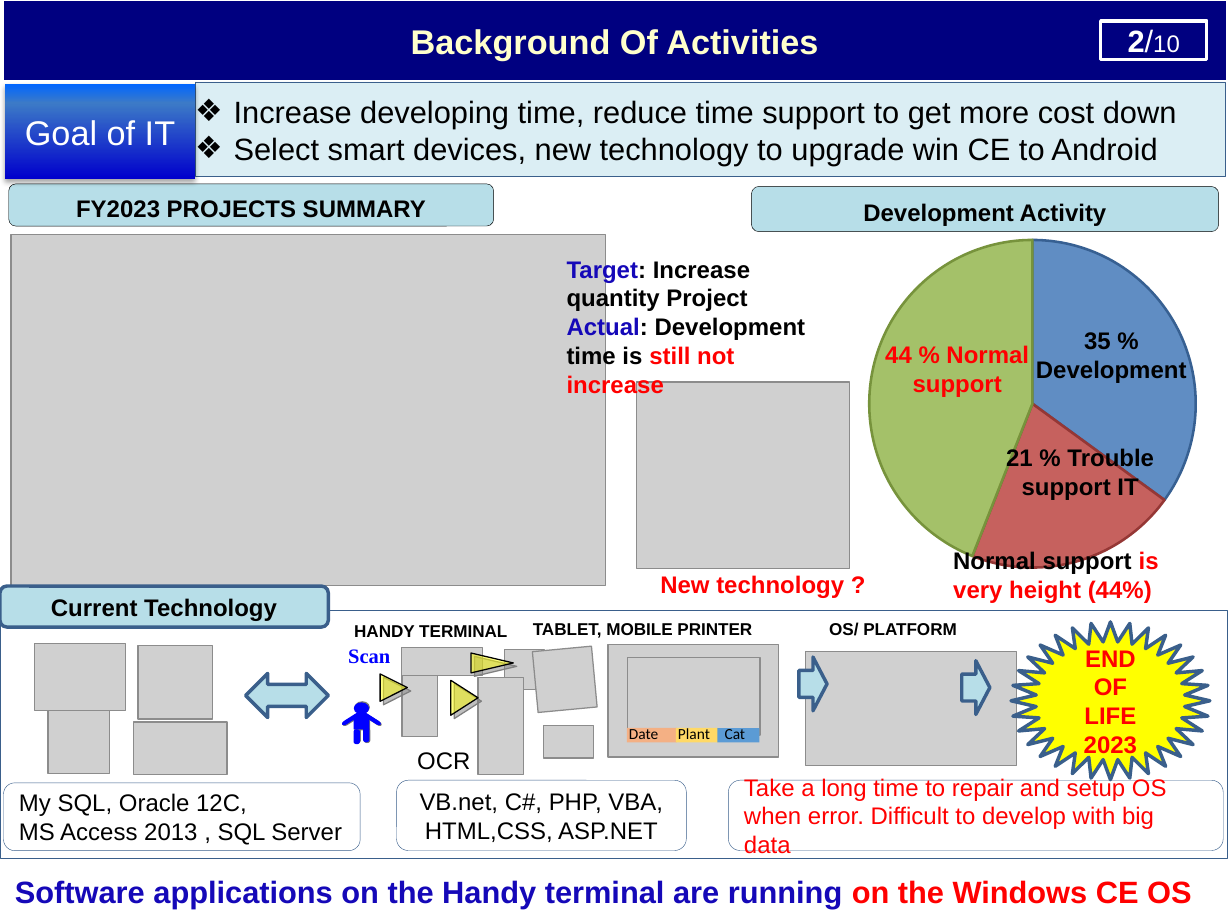
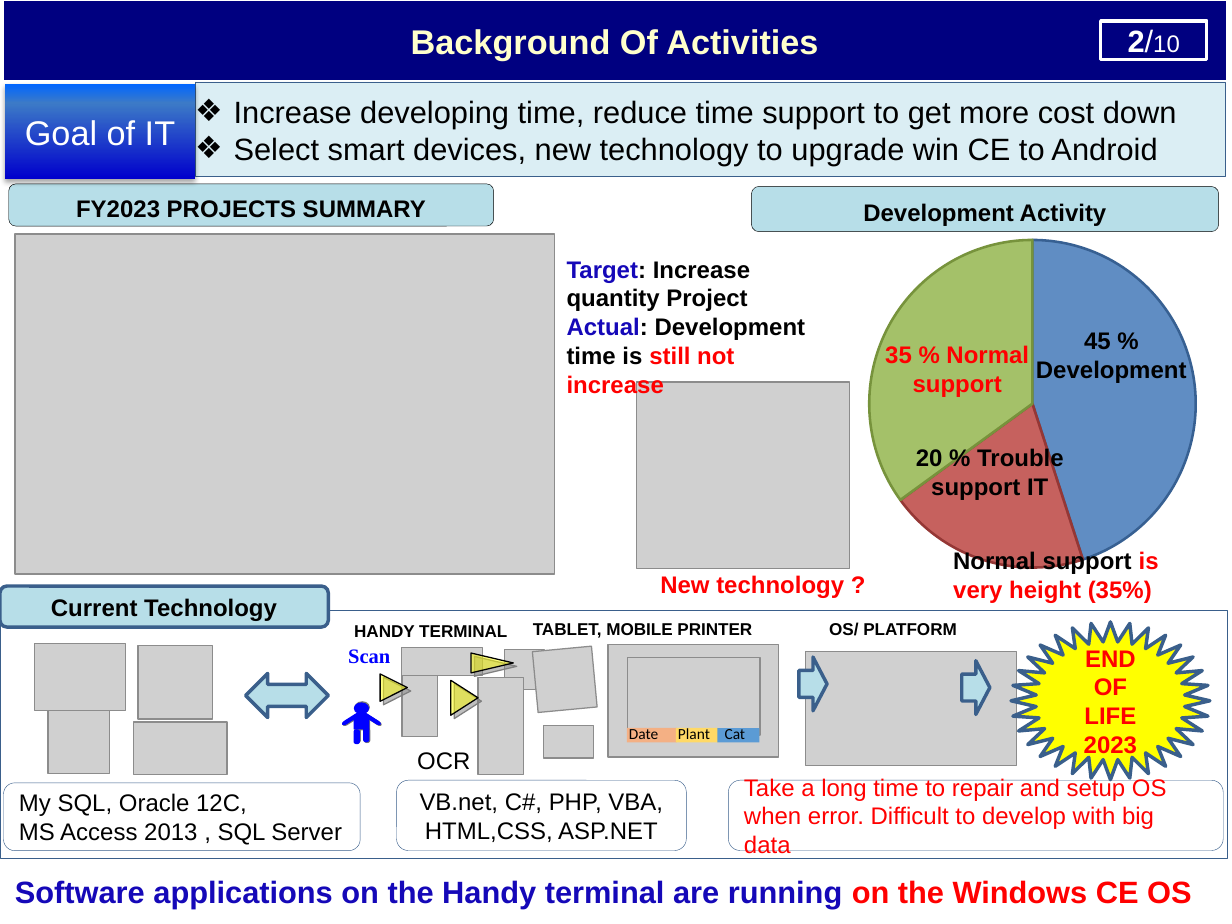
Before and after one commit to thietbicongnghevietnam/ReportPSNV, a slide deck: slide 3 of Report_test.pptx. Drawn at 1232x924 pixels with LibreOffice and Linux fonts; fonts in the diff are those of the drawing; grey boxes stand for pictures; background and template pictures are left out. Boxes give left, top, right and bottom in pixels: in the first picture for what was removed or moved away, otherwise in the second. Text is boxed around its words. In the diff, an @@ line names an element or a change of style, - is before the commit and + after.

```diff
--- a/Report_test.pptx
+++ b/Report_test.pptx
@@ picture: place and size @@
-picture at [11, 234, 605, 585]
+picture at [15, 234, 554, 574]
@@ pie chart at [839, 214, 1196, 584] @@
-Series 1: 35, 21, 44, -
+Series 1: 45, 20, 35, -
@@ text at [885, 345, 1029, 397]: text changed @@
-44 % Normal support
+35 % Normal support
@@ text at [1036, 332, 1187, 383]: text changed @@
-35 % Development
+45 % Development
@@ text at [916, 447, 1064, 500]: text changed @@
-21 % Trouble support IT
+20 % Trouble support IT
@@ text at [953, 550, 1159, 603]: text changed @@
-Normal support is very height (44%)
+Normal support is very height (35%)
```
Also in this commit, not shown: 8 other slides changed, 1 slide added, 9 other files.
